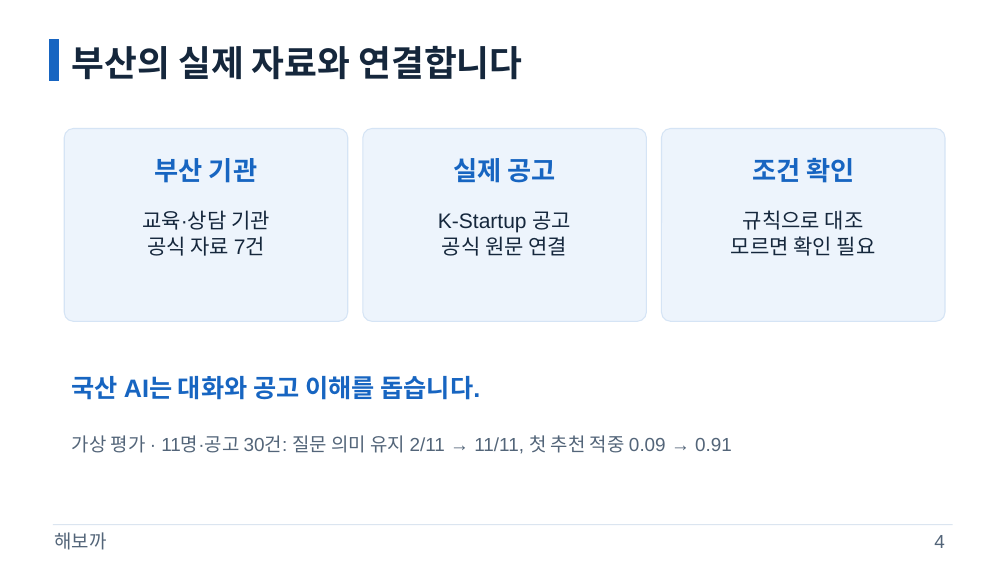
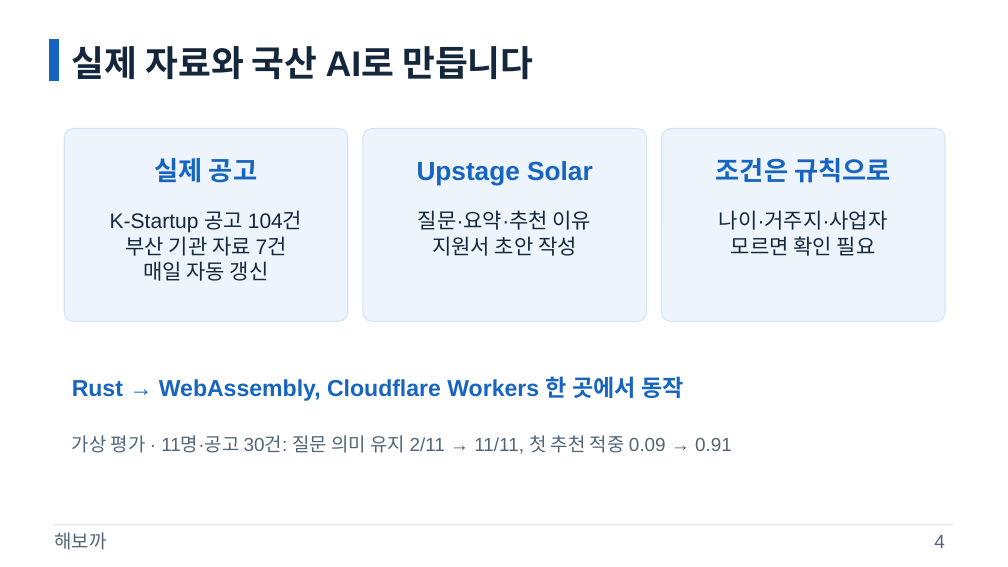
Before and after one commit to samsepi0l-1337/hackaton, a slide deck: slide 4 of docs/presentation/gil-pitch.pptx. Drawn at 1008x567 pixels with LibreOffice and Linux fonts; fonts in the diff are those of the drawing. Boxes give left, top, right and bottom in pixels: in the first picture for what was removed or moved away, otherwise in the second. Text is boxed around its words. In the diff, an @@ line names an element or a change of style, - is before the commit and + after.

```diff
--- a/docs/presentation/gil-pitch.pptx
+++ b/docs/presentation/gil-pitch.pptx
@@ text at (x1=72, y1=46, x2=533, y2=80): text changed @@
-부산의 실제 자료와 연결합니다
+실제 자료와 국산 AI로 만듭니다
@@ text at (x1=155, y1=158, x2=257, y2=183): text changed @@
-부산 기관
+실제 공고
@@ text at (x1=417, y1=161, x2=593, y2=186): text changed @@
-실제 공고
+Upstage Solar
@@ text at (x1=716, y1=158, x2=890, y2=183): text changed @@
-조건 확인
+조건은 규칙으로
@@ text at (x1=110, y1=211, x2=302, y2=281): text changed @@
-교육·상담 기관
-공식 자료 7건
+K-Startup 공고 104건
+부산 기관 자료 7건
+매일 자동 갱신
@@ text at (x1=418, y1=210, x2=592, y2=256): text changed @@
-K-Startup 공고
-공식 원문 연결
+질문·요약·추천 이유
+지원서 초안 작성
@@ text at (x1=719, y1=210, x2=888, y2=230): text changed @@
-규칙으로 대조
+나이·거주지·사업자
@@ text at (x1=72, y1=376, x2=683, y2=401): text changed; size 24 to 22 pt @@
-국산 AI는 대화와 공고 이해를 돕습니다.
+Rust → WebAssembly, Cloudflare Workers 한 곳에서 동작
```
Also in this commit, not shown: 1 other slide changed, 5 slides added, 4 slides removed, 4 other files.
